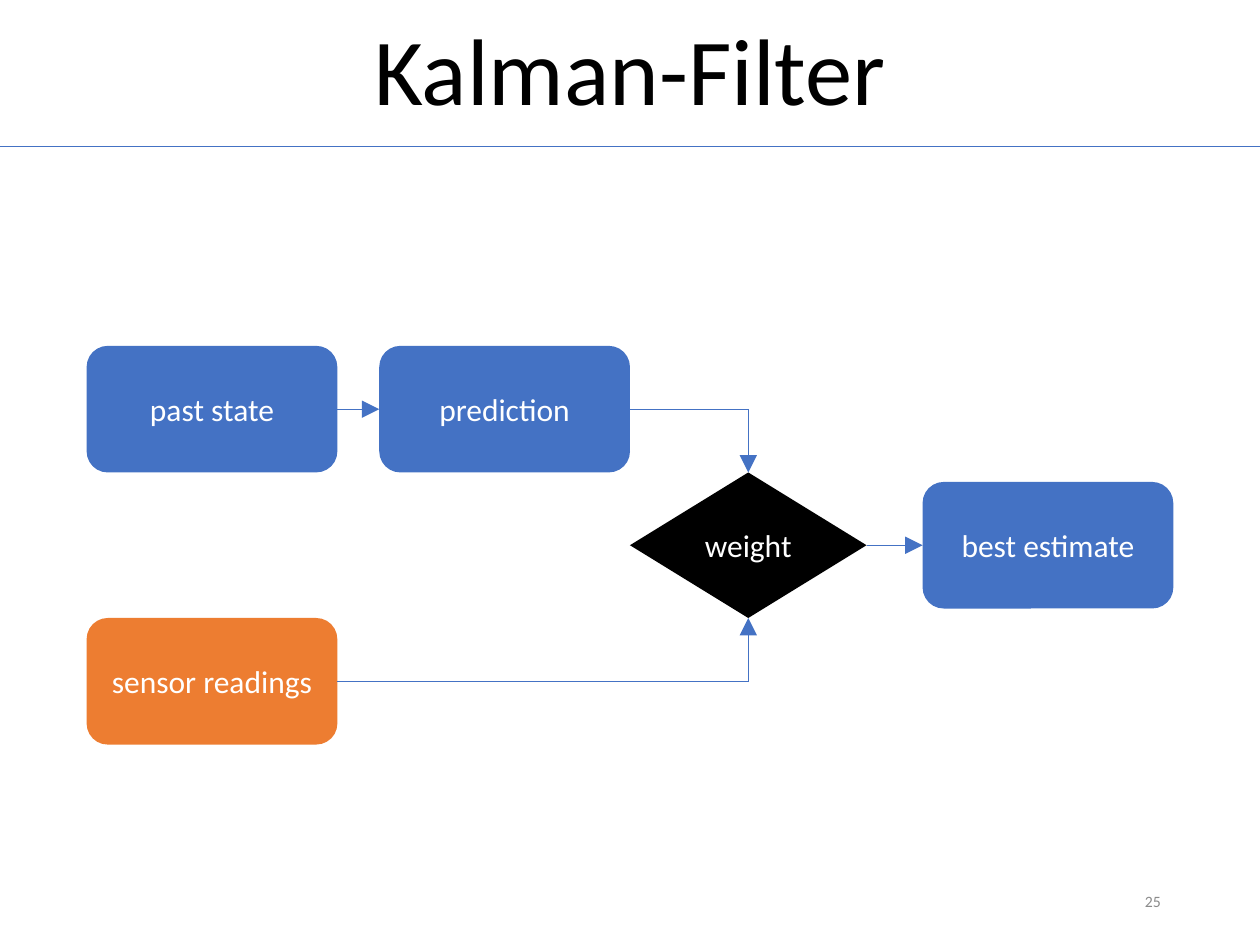
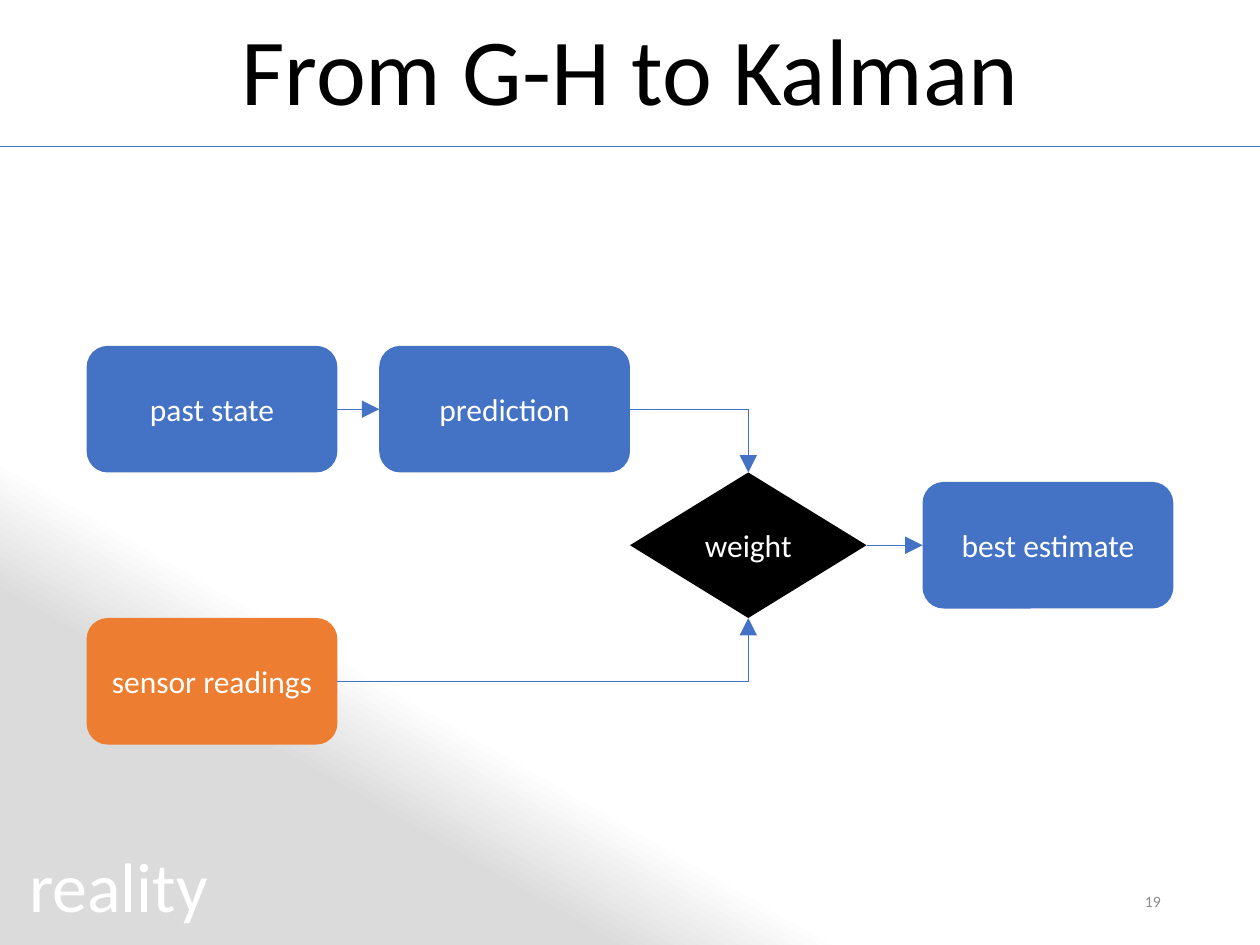
Before and after one commit to MichiHo/flocking, a slide deck: slide 19 of vortrag/ba_seminar_presentation.pptx (slide 25 before the commit). Drawn at 1260x945 pixels with LibreOffice and Linux fonts; fonts in the diff are those of the drawing. Boxes give left, top, right and bottom in pixels: in the first picture for what was removed or moved away, otherwise in the second. Text is boxed around its words. In the diff, an @@ line names an element or a change of style, - is before the commit and + after.

```diff
--- a/vortrag/ba_seminar_presentation.pptx
+++ b/vortrag/ba_seminar_presentation.pptx
@@ title at <box>241,39,1018,106</box>: text changed @@
-Kalman-Filter
+From G-H to Kalman
@@ rectangle added at <box>0,149,1260,945</box>, fill gradient #DBDBDB to #FFFFFF @@
@@ text added at <box>29,846,208,931</box>, 40 pt, text #FFFFFF @@
+reality
@@ page number at <box>1145,897,1161,907</box>: text changed @@
-25
+19
```
Also in this commit, not shown: 6 other slides changed, 3 slides added, 1 other file.
